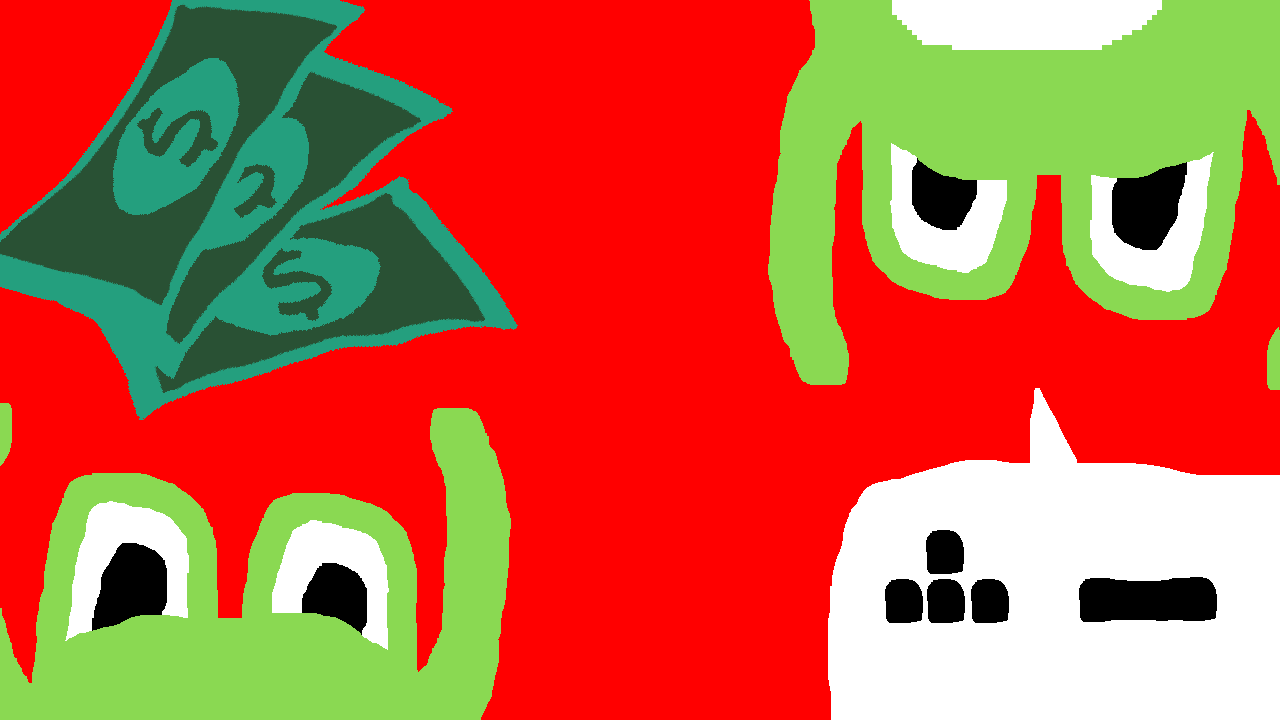
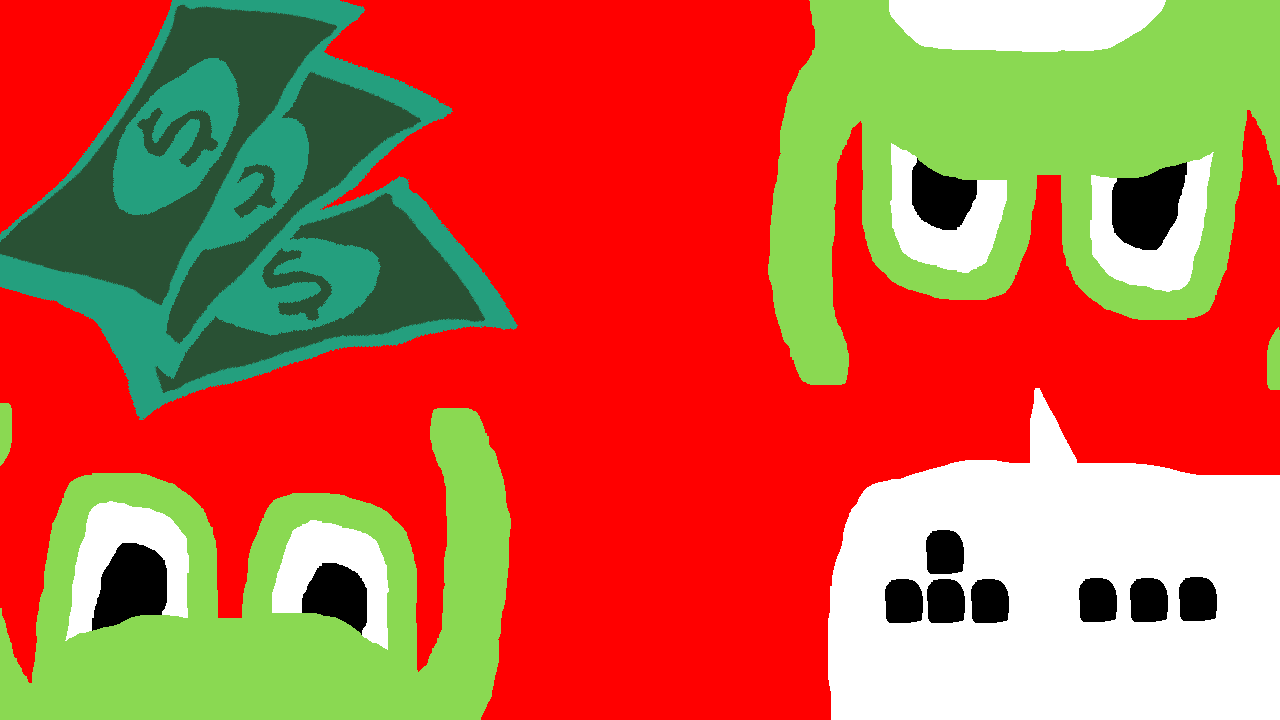
The second 1280 x 720 image is a revision of the first. Changes to its layers:
removed layer "Layer 8 copy 4" over bbox(1103, 578, 1185, 622)
added layer "Layer 8 copy 7" above "Layer 8 copy 6" over bbox(1130, 578, 1168, 622)
added layer "Layer 8 copy 6" above "Layer 8 copy 5" over bbox(1179, 578, 1185, 620)
added layer "Layer 8 copy 5" above "Layer 8 copy 3" over bbox(1103, 578, 1117, 620)
added layer "Layer 9" above "Background copy 2" over bbox(889, 0, 1166, 52)
